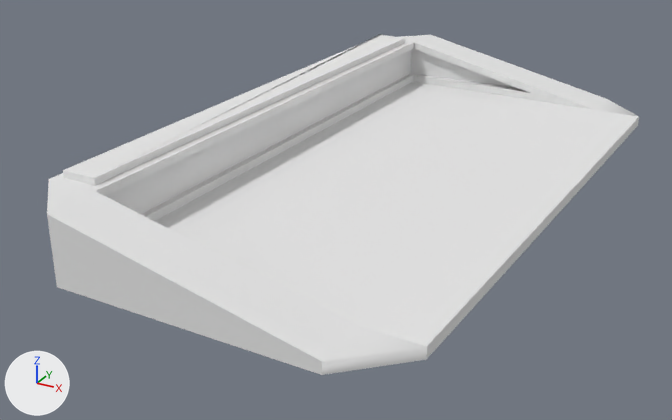
One commit to the OBJ model Assets/Models/cliffs/transport.obj: the scene before it, then after it.
Before and after are seen from a camera (50 mm lens) standing at (3.03, -6.51, 2.68) and looking at (-0.37, -0.32, -0.41). Every picture has the same lights, and +X, +Y and +Z are marked at lower left. Where no turn or scale is listed for an object, it has been applied to the vertices.

The first picture shows 'transport'.
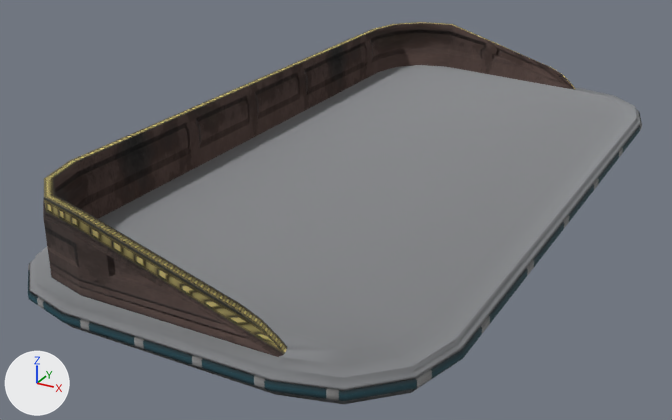
Changed parts and their boxes [x1, y1, x2, y2] in the pictures (672 x 420 px):
'transport', reshaped (12% taller)
    before: [47, 34, 639, 375]
    after: [28, 22, 642, 404]
part 1 of me_transport, rebuilt (12% taller)
    before: [47, 34, 639, 375]
    after: [28, 22, 642, 404]

Diff of the bpy script that builds the scene:
```diff
--- a/Assets/Models/cliffs/transport.obj.py
+++ b/Assets/Models/cliffs/transport.obj.py
@@ img_trim_blinn1sg_basemap_png @@
+img_trim_blinn1sg_basemap_png = load_image('trim_blinn1SG_BaseMap.png', 'trim_blinn1SG_BaseMap.png', 2048, 2048, 'sRGB')
@@ img_trim_blinn1sg_normal_png @@
+img_trim_blinn1sg_normal_png = load_image('trim_blinn1SG_Normal.png', 'trim_blinn1SG_Normal.png', 2048, 2048, 'sRGB')
@@ mat_blinn1sg @@
+mat_blinn1sg = bpy.data.materials.new('blinn1SG')
+# uses the picture img_trim_blinn1sg_basemap_png
+# uses the picture img_trim_blinn1sg_normal_png
@@ me_transport @@
 # used by ob_transport; location = (0.0, 0.0, 0.0)
-me_transport.from_pydata(...)  # 1194 vertices, 1113 faces; spans x -1.47..1.47, y -2.81..2.81, z -0.4..0.4
-me_transport.materials.append(mat_initialshadinggroup)  # white #e7e7e7
+me_transport.from_pydata(...)  # 890 vertices, 854 faces; spans x -1.51..1.51, y -3.05..3.05, z -0.84..0.48
+# me_transport part 1: the loose piece of 74 vertices spanning x -1.47..1.47, y -2.81..2.81, z -0.24..0.4 is rebuilt with 370 vertices and now spans x -1.51..1.51, y -3.05..3.05, z -0.44..0.48, in mat_blinn1sg
+# me_transport part 2: the surface is now shaded smooth
+me_transport.materials.append(mat_blinn1sg)
```
